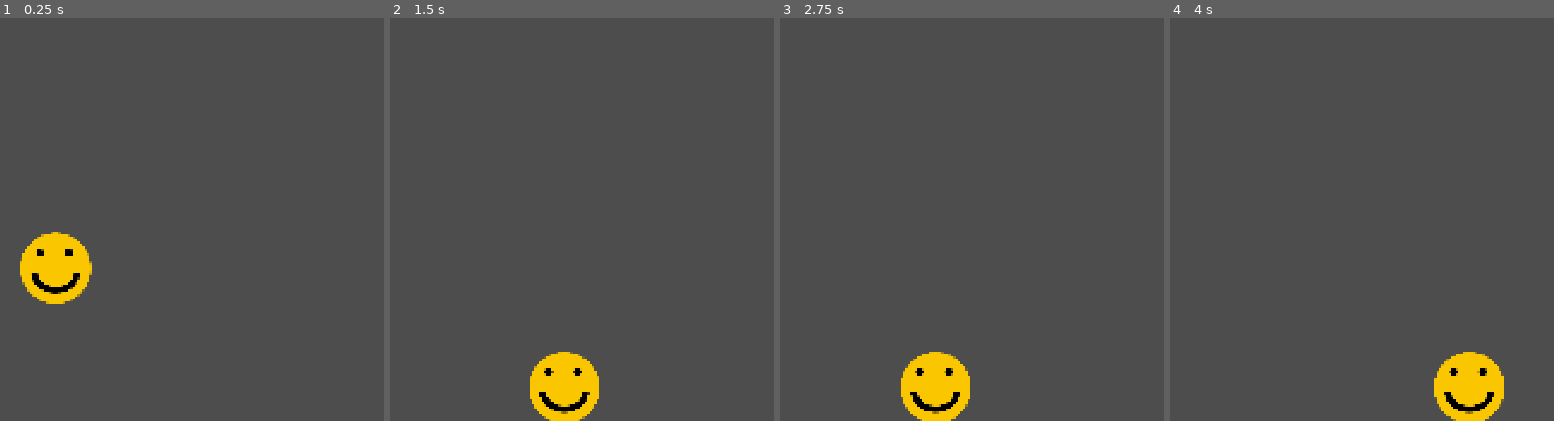
Above: before the commit, frames 1-4 (left to right).
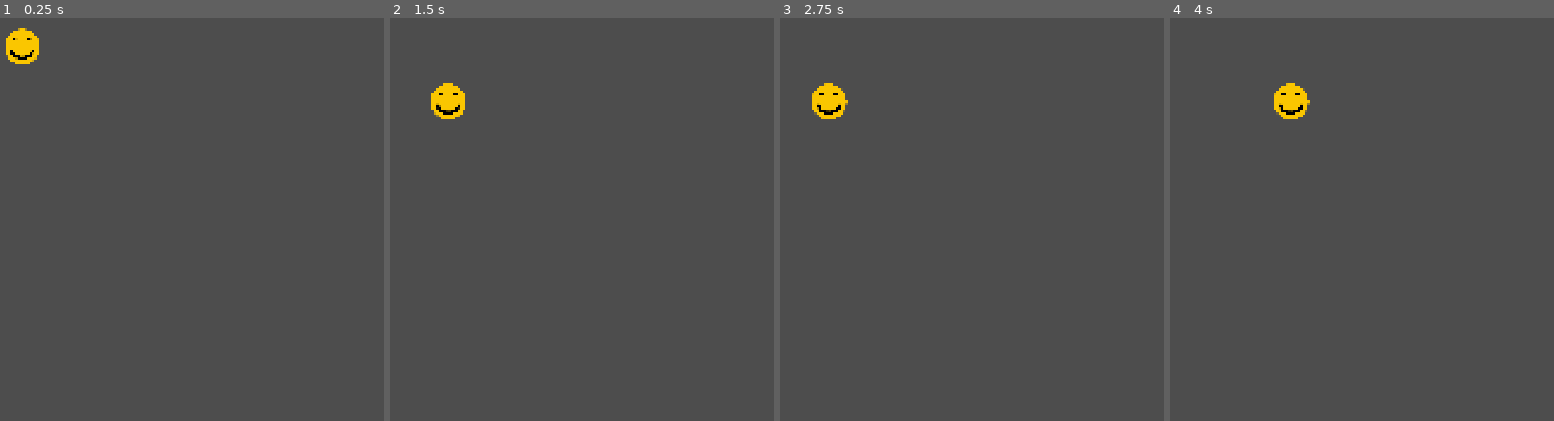
Above: after the commit, the same moments.

Repository: rickakell/FallingGame
Game: Godot game, scene res://scenes/Game.tscn
Same seed, same stepped clock (60 frames per second), same inputs: the game is played once before the commit and once after it.
Inputs:
- Up to frame 1 (0.25 s): no input
- Up to frame 2 (1.5 s): tap Enter (ui_accept) at 0.5, 0.77 s; hold Right (ui_right) from 0.53 s (still down)
- Up to frame 3 (2.75 s): tap Enter (ui_accept) at 1.52 s; release Right (ui_right) at 2.03 s; hold Left (ui_left) from 2.03 s (still down)
- Up to frame 4 (4 s): release Left (ui_left) at 2.78 s; hold Right (ui_right) from 2.78 s (still down); tap Enter (ui_accept) at 3.02, 3.77 s

The runs differ from the first frame. In frame 1, 3.2% of the frame differs, in the area x 1-24%, y 2-71%; in frame 2, 3.2%; in frame 3, 3.2%; in frame 4, 3.2%.

Commit message:
Attach camera to the player, add camera limits, various game scene adjustments

Diff:
--- a/scenes/Game.tscn
+++ b/scenes/Game.tscn
@@ -8,35 +8,44 @@
 
 [sub_resource type="WorldBoundaryShape2D" id="WorldBoundaryShape2D_qbsmt"]
 normal = Vector2(1, 0)
-distance = -50.0
+distance = -90.0
 
 [sub_resource type="WorldBoundaryShape2D" id="WorldBoundaryShape2D_cpr0p"]
 distance = -84.0
 
 [node name="Game" type="Node2D" unique_id=2103538176]
+position = Vector2(1931, 1083)
 
 [node name="CharacterBody2D" parent="." unique_id=142940438 instance=ExtResource("1_ibkli")]
-position = Vector2(172, 145)
+position = Vector2(121, -247)
 
-[node name="Camera2D" type="Camera2D" parent="." unique_id=579652194]
+[node name="Camera2D" type="Camera2D" parent="CharacterBody2D" unique_id=579652194]
+position = Vector2(-183, -148)
+offset = Vector2(0, 600)
+zoom = Vector2(0.5, 0.5)
+limit_left = -60
+limit_top = -100
+limit_right = 3900
+metadata/_edit_lock_ = true
 
 [node name="WorldBoundaries" type="Node" parent="." unique_id=1882253587]
 
 [node name="RightBoundary2" type="StaticBody2D" parent="WorldBoundaries" unique_id=1414834678]
-position = Vector2(873, 0)
+position = Vector2(3753, 1085)
 
-[node name="CollisionShape2D" type="CollisionShape2D" parent="WorldBoundaries/RightBoundary2" unique_id=1060846366]
+[node name="RightBoundaryShape" type="CollisionShape2D" parent="WorldBoundaries/RightBoundary2" unique_id=1060846366]
 position = Vector2(-4, 0)
 shape = SubResource("WorldBoundaryShape2D_ibkli")
 
 [node name="LeftBoundary" type="StaticBody2D" parent="WorldBoundaries" unique_id=528910690]
+position = Vector2(146, 1083)
 
-[node name="CollisionShape2D" type="CollisionShape2D" parent="WorldBoundaries/LeftBoundary" unique_id=1999551497]
-position = Vector2(-910, -2)
+[node name="LeftBoundaryShape" type="CollisionShape2D" parent="WorldBoundaries/LeftBoundary" unique_id=1999551497]
+position = Vector2(-57, 1)
 shape = SubResource("WorldBoundaryShape2D_qbsmt")
 
 [node name="BottomBoundary" type="StaticBody2D" parent="WorldBoundaries" unique_id=1618713601]
-position = Vector2(0, 458)
+position = Vector2(1930, 2074)
 
-[node name="CollisionShape2D" type="CollisionShape2D" parent="WorldBoundaries/BottomBoundary" unique_id=228410646]
+[node name="BottomBoundaryShape" type="CollisionShape2D" parent="WorldBoundaries/BottomBoundary" unique_id=228410646]
 shape = SubResource("WorldBoundaryShape2D_cpr0p")
